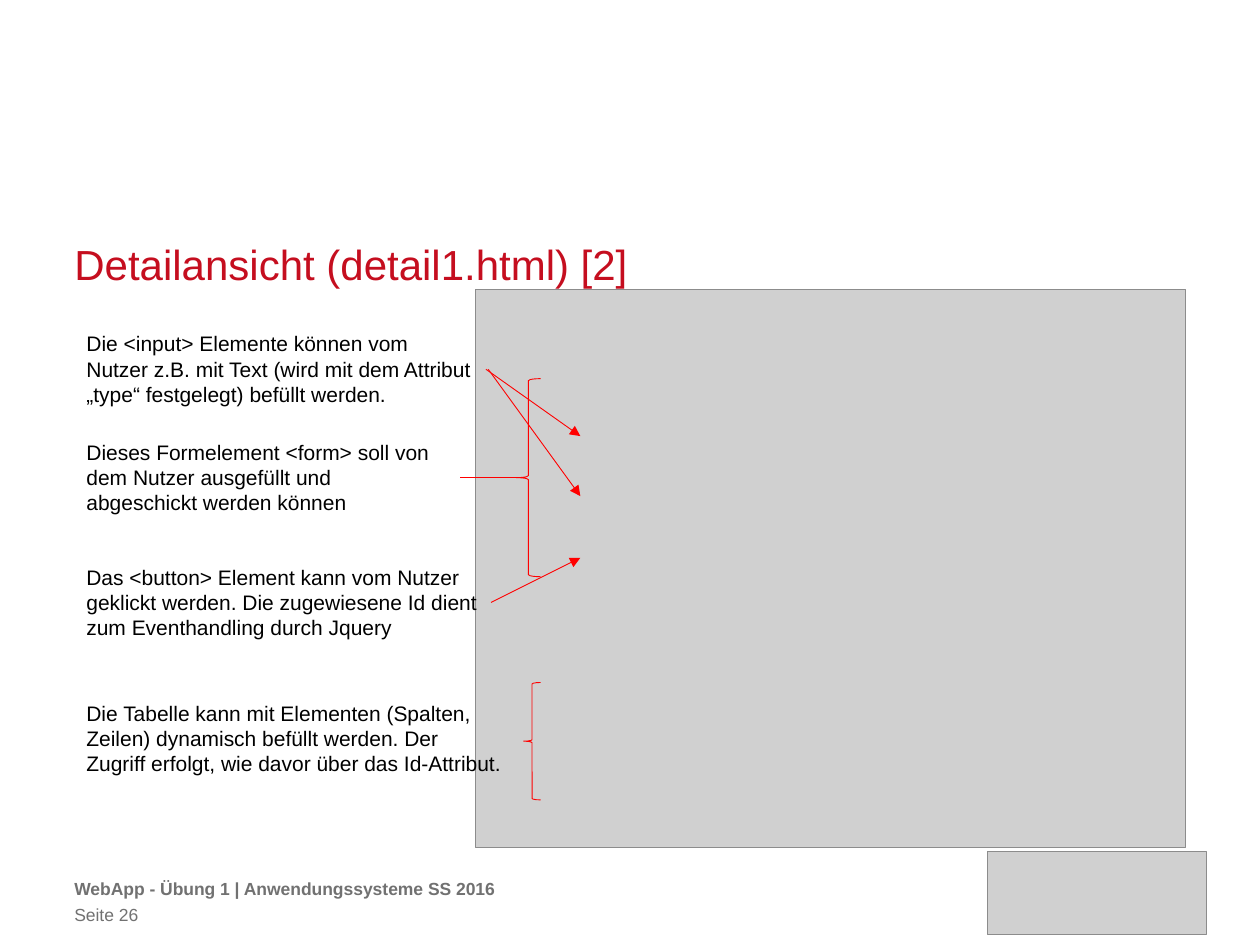
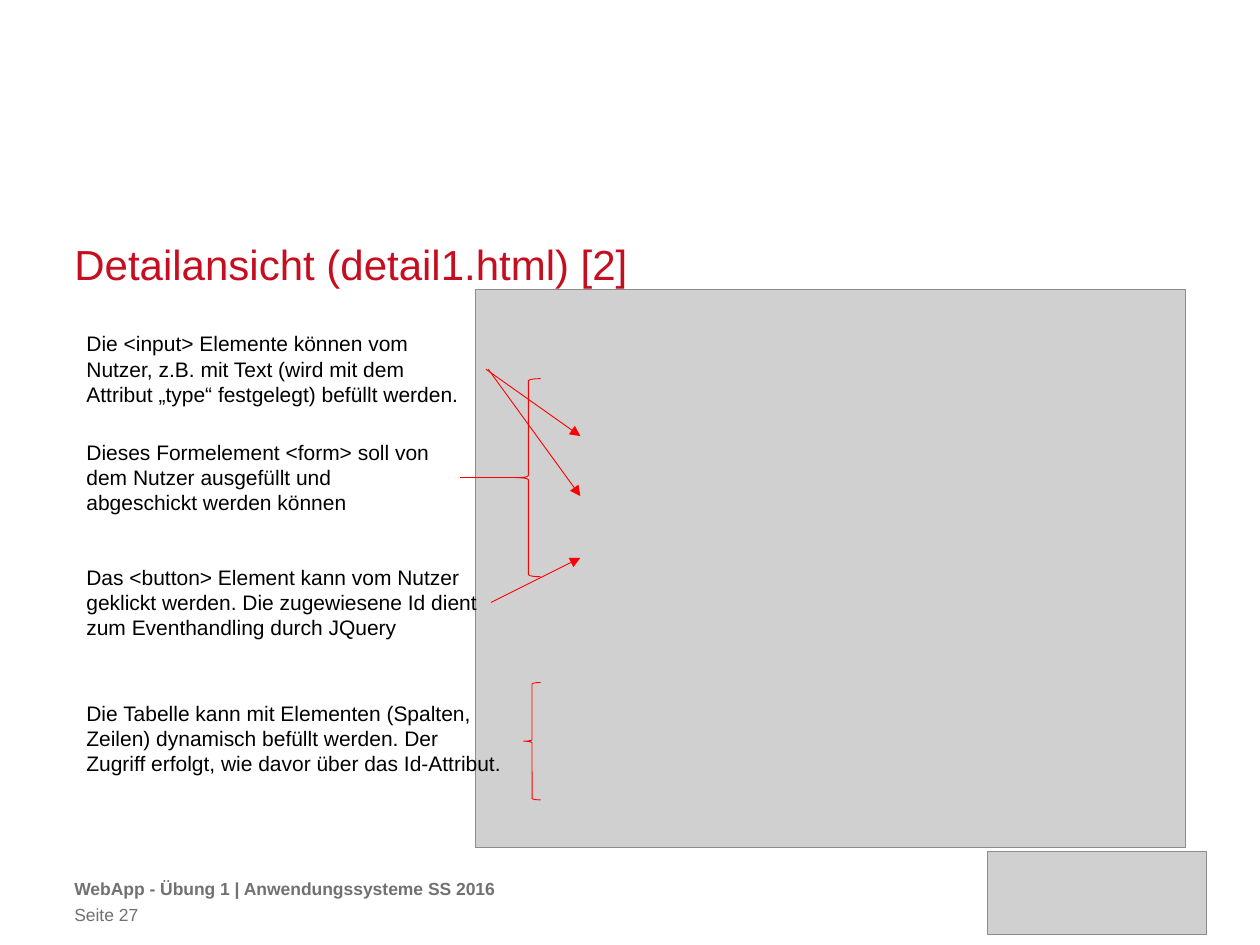
Before and after one commit to carolin262/anwendungssysA1, a slide deck: slide 27 of WebApp_TU.pptx (slide 26 before the commit). Drawn at 1260x945 pixels with LibreOffice and Linux fonts; fonts in the diff are those of the drawing; grey boxes stand for pictures; background and template pictures are left out. Boxes give left, top, right and bottom in pixels: in the first picture for what was removed or moved away, otherwise in the second. Text is boxed around its words. In the diff, an @@ line names an element or a change of style, - is before the commit and + after.

Commit message:
Rechtschreibkorrektur, erstellen der 2. Seite mit Matrikelnr. & Group46 Namen

```diff
--- a/WebApp_TU.pptx
+++ b/WebApp_TU.pptx
@@ text at box(86, 335, 458, 406): text changed @@
-Die <input> Elemente können vom Nutzer z.B. mit Text (wird mit dem Attribut „type“ festgelegt) befüllt werden.
+Die <input> Elemente können vom Nutzer, z.B. mit Text (wird mit dem Attribut „type“ festgelegt) befüllt werden.
@@ text at box(86, 569, 476, 639): text changed @@
-Das <button> Element kann vom Nutzer geklickt werden. Die zugewiesene Id dient zum Eventhandling durch Jquery
+Das <button> Element kann vom Nutzer geklickt werden. Die zugewiesene Id dient zum Eventhandling durch JQuery
@@ page number at box(74, 908, 138, 921): text changed @@
-Seite 26
+Seite 27
```
Also in this commit, not shown: 2 other slides changed, 1 slide added, 1 other file.
